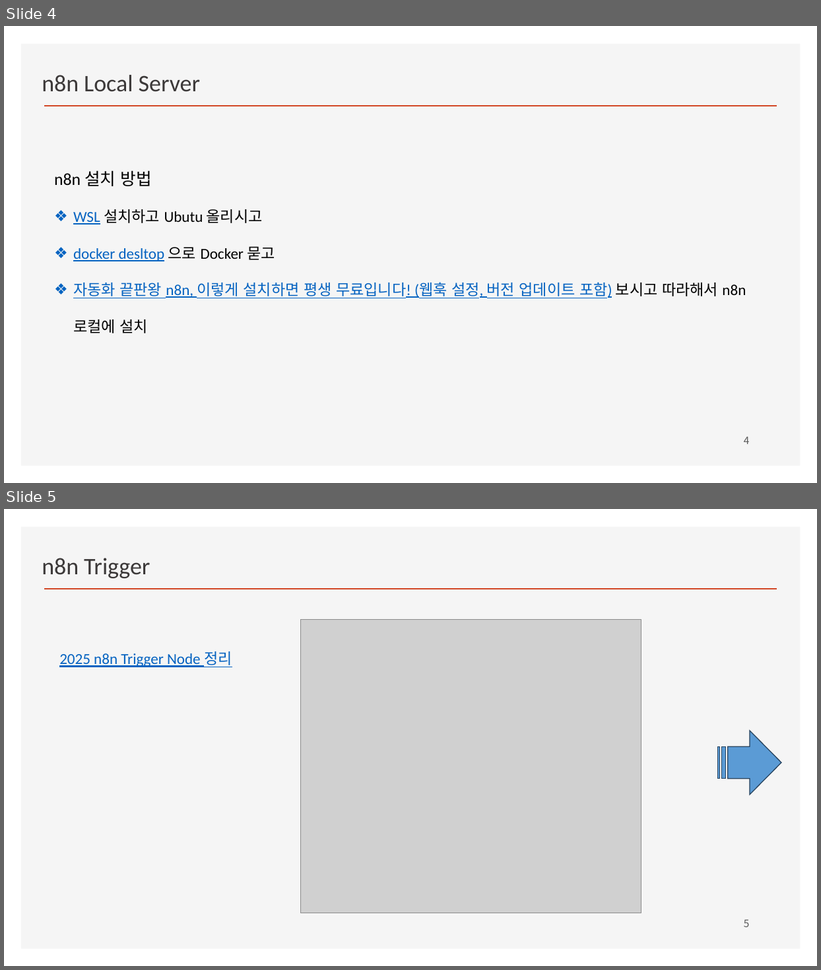
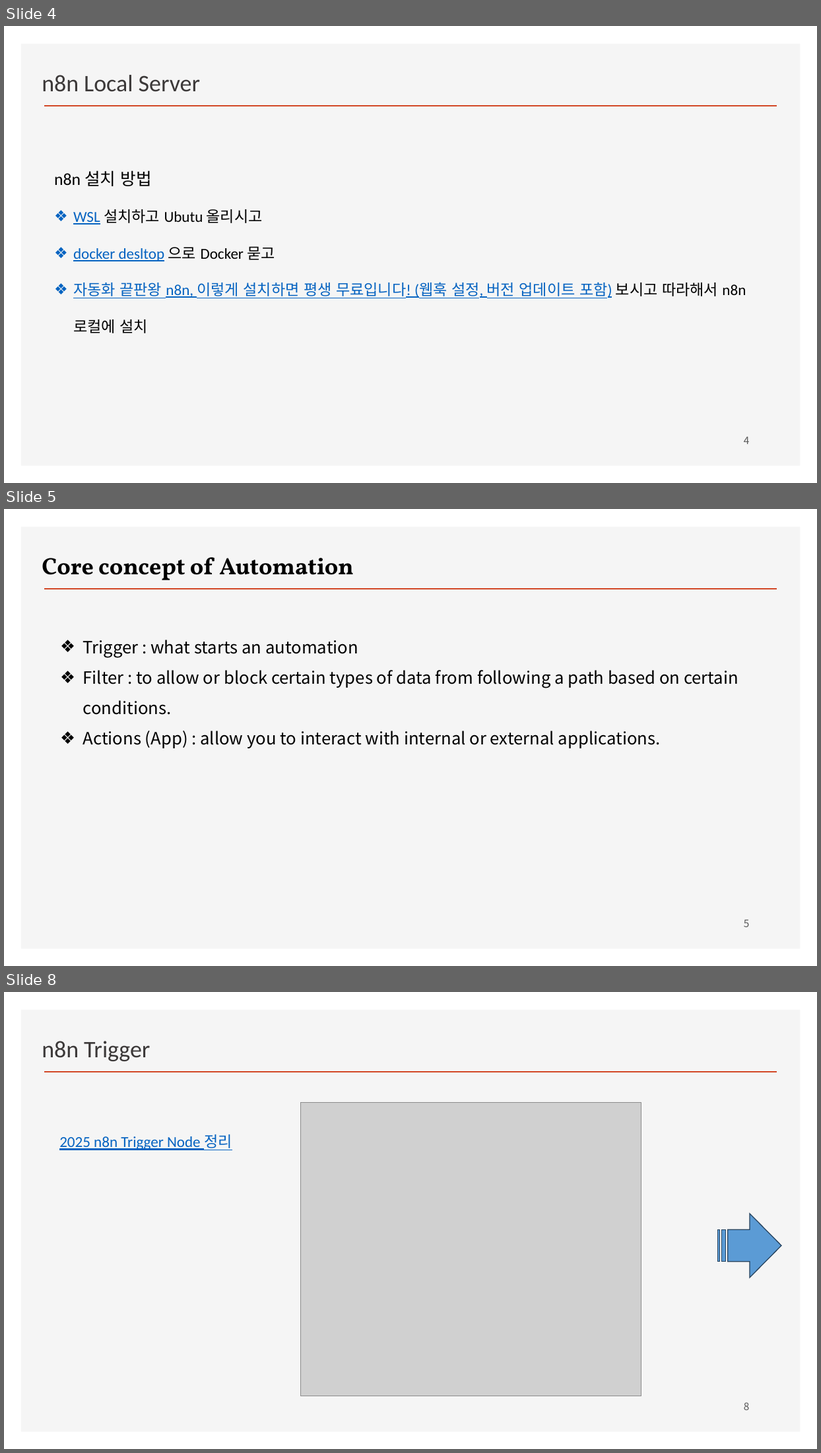
Before and after one commit to ancestor9/2026_Fall_Learning-Langchain-AI-Agent, a slide deck: PPTs/04_AI Workflow_n8n.pptx. Shown one above the other, each under a label of ours: slides 4 and 5 before the commit, slides 4, 5 and 8 after it; the slides between them are not shown. The pictures are 821x970 and 821x1453 pixels, drawn with LibreOffice and Linux fonts; fonts in the diff are those of the drawing; grey boxes stand for pictures; background and template pictures are left out. Boxes give left, top, right and bottom in pixels: in the first picture for what was removed or moved away, otherwise in the second. Text is boxed around its words. In the diff, an @@ line names an element or a change of style, - is before the commit and + after.

```diff
--- a/PPTs/04_AI Workflow_n8n.pptx
+++ b/PPTs/04_AI Workflow_n8n.pptx
@@ slide 5 added at <box>4,509,817,966</box>, background #FFFFFF; not listed: 2 template elements that a slide beside it also shows @@
@@ text added at <box>42,557,354,580</box>, 28 pt, text #000000, bold @@
+Core concept of Automation
@@ text added at <box>83,640,739,749</box>, 20 pt, text #000000 @@
+❖ Trigger : what starts an automation
+❖ Filter : to allow or block certain types of data from following a path based on certain conditions.
+❖ Actions (App) : allow you to interact with internal or external applications.
@@ page number added at <box>744,920,750,927</box>, 12 pt, text #595959 @@
+5
@@ what was slide 5 is now slide 8 @@
@@ page number at <box>744,1403,750,1410</box>: text changed @@
-5
+8
```
Also in this commit, not shown: 13 other slides added.
